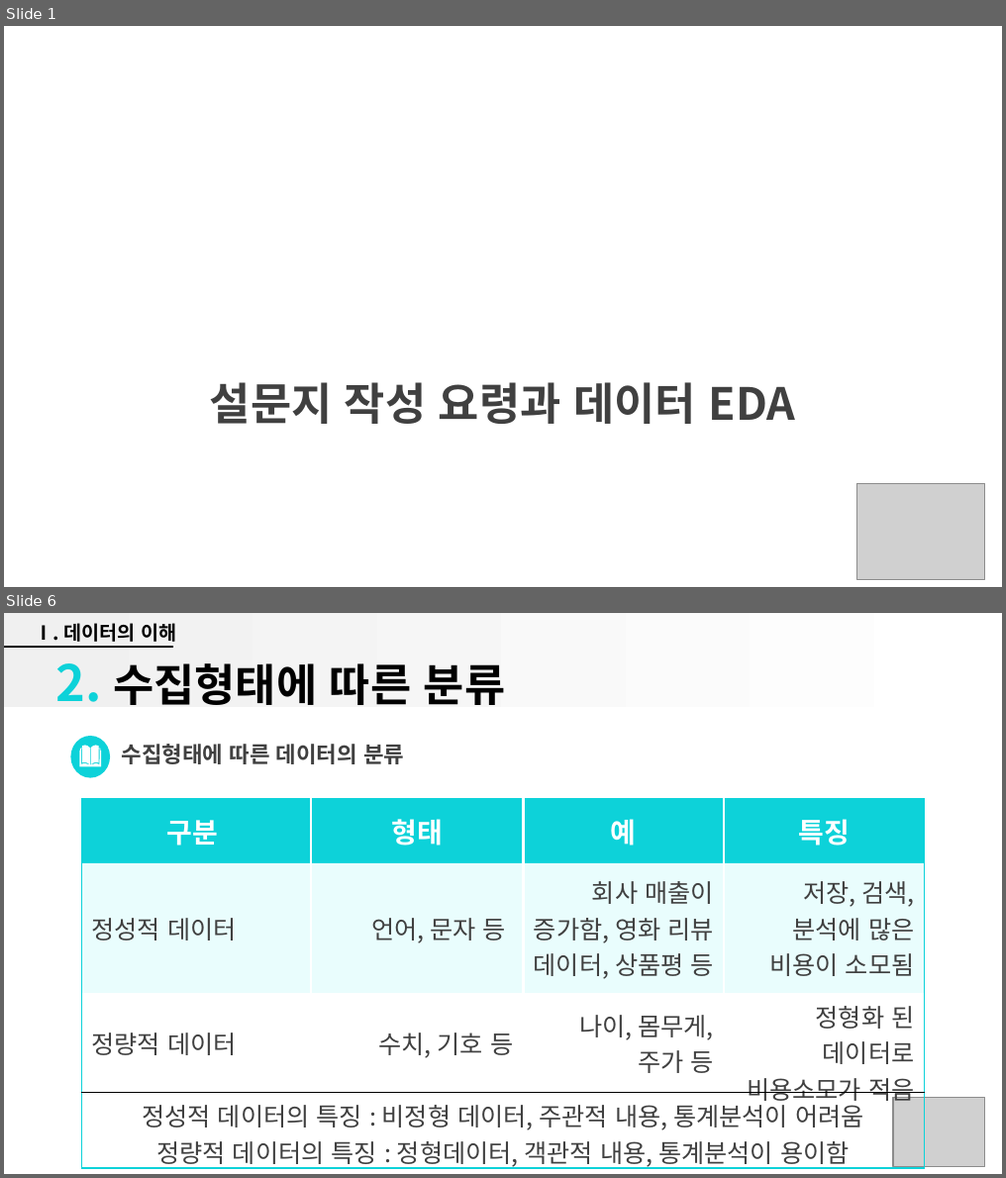
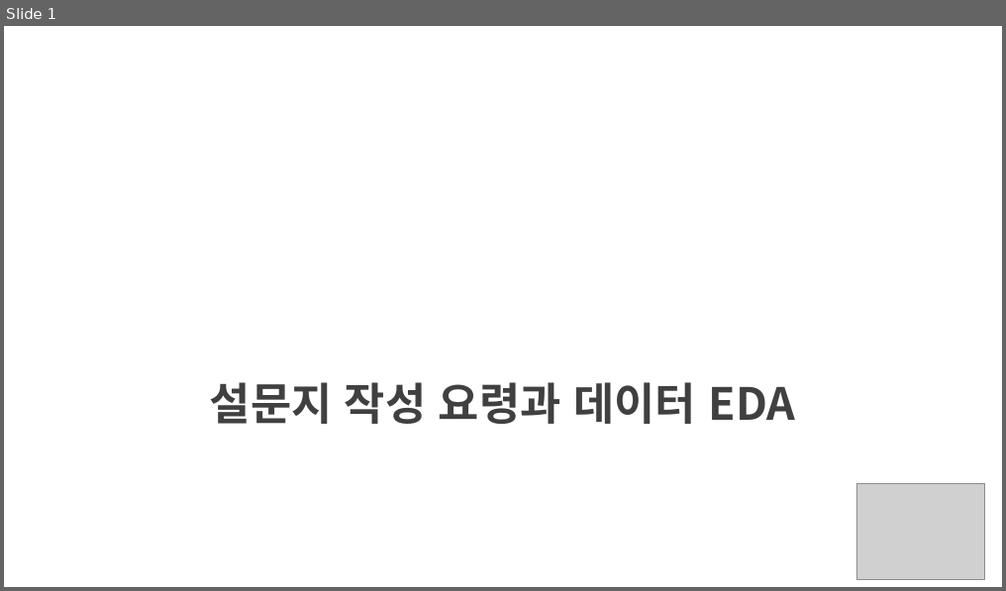
Before and after one commit to kyunleader/-, a slide deck: 과학교 2주차 발표자료.pptx. Shown one above the other, each under a label of ours: slides 1 and 6 before the commit, slide 1 after it; the slides between them are not shown. The pictures are 1006x1178 and 1006x591 pixels, drawn with LibreOffice and Linux fonts; fonts in the diff are those of the drawing; grey boxes stand for pictures; background and template pictures are left out. Boxes give left, top, right and bottom in pixels: in the first picture for what was removed or moved away, otherwise in the second. Text is boxed around its words. In the diff, an @@ line names an element or a change of style, - is before the commit and + after.

```diff
--- a/과학교 2주차 발표자료.pptx
+++ b/과학교 2주차 발표자료.pptx
@@ slide 6 removed at (4,613,1002,1174), background #FFFFFF @@
@@ rectangle removed at (4,613,998,707) @@
@@ text removed at (34,623,176,642) @@
-Ⅰ. 데이터의 이해
@@ line removed from (4, 646) to (172, 646) @@
@@ text removed at (56,663,505,705) @@
-2. 수집형태에 따른 분류
@@ ellipse removed at (71,736,110,777) @@
@@ freeform shape removed at (80,745,102,766) @@
@@ text removed at (122,744,404,764) @@
-수집형태에 따른 데이터의 분류
@@ table removed at (82,799,925,1172), 4 rows, 4 columns @@
-구분 | 형태 | 예 | 특징
-정성적 데이터 | 언어, 문자 등 | 회사 매출이 증가함, 영화 리뷰 데이터, 상품평 등 | 저장, 검색, 분석에 많은 비용이 소모됨
-정량적 데이터 | 수치, 기호 등 | 나이, 몸무게, 주가 등 | 정형화 된 데이터로 비용소모가 적음
-정성적 데이터의 특징 : 비정형 데이터, 주관적 내용, 통계분석이 어려움 / 정량적 데이터의 특징 : 정형데이터, 객관적 내용, 통계분석이 용이함 |  |  | 
@@ picture removed at (893,1098,985,1166) @@
```
Also in this commit, not shown: 2 slides changed, 28 slides added, 22 other slides removed.
